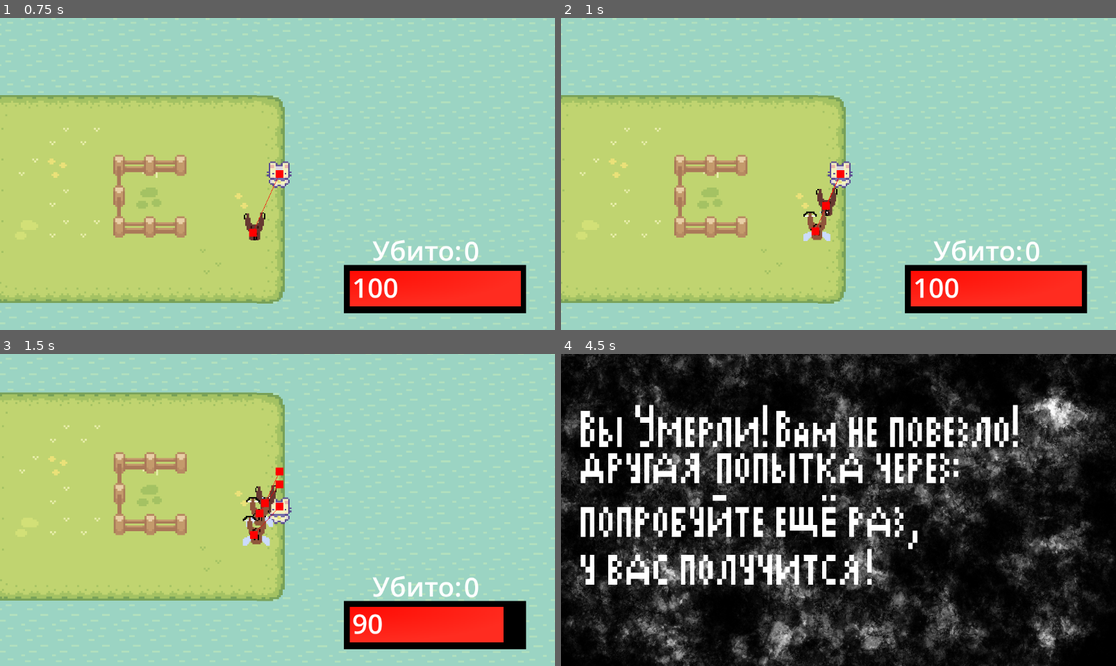
Above: before the commit, frames 1-4 (two rows, left to right).
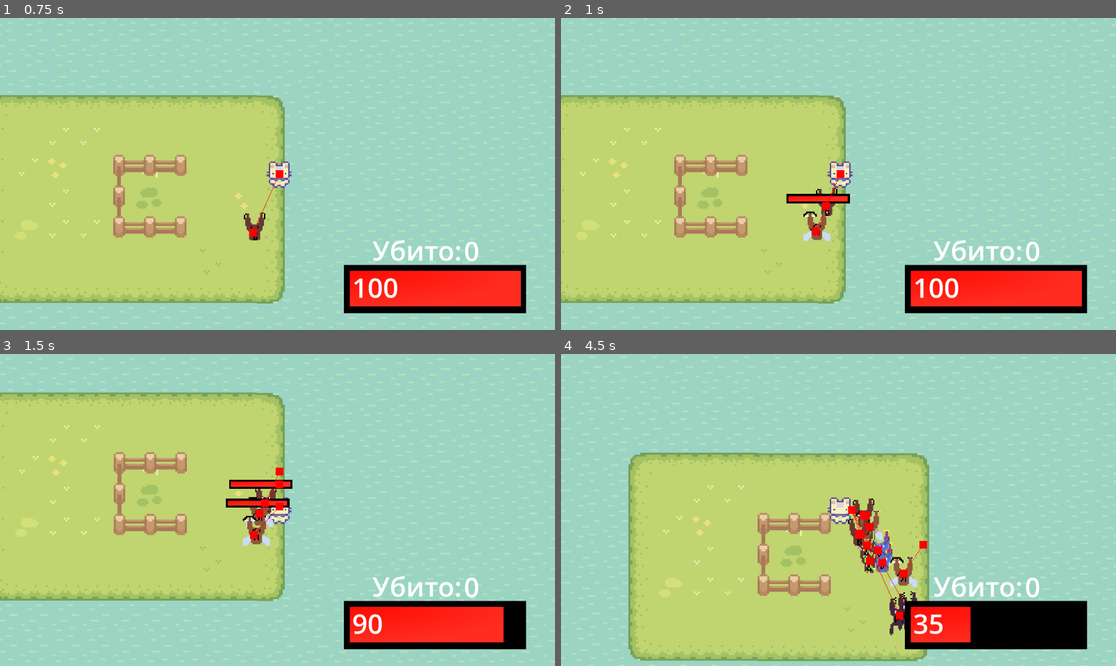
Above: after the commit, the same moments.

Repository: Nikmorking/war-of-impuls
Game: Godot game, scene res://сцены/node_2d.tscn
Same seed, same stepped clock (60 frames per second), same inputs: the game is played once before the commit and once after it.
Inputs (mouse positions are in pixels of both pictures, inside the frame that each line leads up to):
- Up to frame 1 (0.75 s): tap Enter (ui_accept) at 0.5 s; move the mouse to (399, 158) at 0.52 s; hold Right (ui_right) from 0.53 s (still down); tap 1 (spawn_1) at 0.6 s
- Up to frame 2 (1 s): keep holding Right (ui_right); tap Enter (ui_accept) at 0.77 s; tap 2 (spawn_2) at 0.8 s
- Up to frame 3 (1.5 s): move the mouse to (166, 525) at 1.27 s; release Right (ui_right) at 1.28 s; hold Down (ui_down) from 1.28 s (still down); tap 2 (spawn_2) at 1.35 s
- Up to frame 4 (4.5 s): tap Enter (ui_accept) at 1.52, 3.02, 3.77 s; tap 3 (spawn_3) at 1.55, 2.1 s; move the mouse to (894, 441) at 2.02 s; release Down (ui_down) at 2.03 s; hold Right (ui_right) 2.03-2.78 s; tap 4 (spawn_4) at 2.3, 2.85 s; move the mouse to (810, 572) at 2.77 s; hold Up (ui_up) 2.78-3.53 s; tap 5 (spawn_5) at 3.05, 3.6 s; move the mouse to (1005, 556) at 3.52 s; hold Left (ui_left) from 3.53 s (still down); tap 1 (spawn_1) at 3.8 s; move the mouse to (672, 463) at 4.27 s; tap ` (devlog) at 4.35 s

Frame 1 is identical in both runs. In frame 2, 0.3% of the frame differs, in the area x 40-53%, y 56-60%; in frame 3, 0.6%; in frame 4, 98%, in the area x 0-100%, y 0-100%.

Commit message:
hill 2.0

Diff:
--- a/nft/scripts/Basic_enemy.gd
+++ b/nft/scripts/Basic_enemy.gd
@@ -7,7 +7,7 @@
 var movi = true
 var top = false
 
-@onready var nav: NavigationAgent2D
+@onready var nav: NavigationAgent2D = $NavigationAgent2D
 @onready var start_pos = position
 
 func move_to_player(delta: float) -> void:
@@ -46,3 +46,24 @@
 func get_player() -> void:
 	player = get_parent().get_node("Player")
 	pass
+
+
+func tik() -> void:
+	$hot_bar.visible = false
+	if($GPUParticles2D != null):
+		$GPUParticles2D.emitting = false
+	pass # Replace with function body.
+
+func vis_health() -> void:
+	var hot_bar:TextureProgressBar = get_node("hot_bar/ProgressBar")
+	hot_bar.max_value = max_health
+	hot_bar.value = health
+	$hot_bar.visible = true
+	pass
+
+func _ready() -> void:
+	health = max_health
+	if(self.name != "Enemy"):
+		tik()
+		get_player()
+	pass
--- a/nft/scripts/Entity.gd
+++ b/nft/scripts/Entity.gd
@@ -1,7 +1,7 @@
 extends CharacterBody2D
 
 @export var max_health = 100
-@export var health = 100
+var health = 100
 @export var SPEED = 10
 @export var tipy: String
 @export var damage = 10
--- a/nft/scripts/character_body_2d.gd
+++ b/nft/scripts/character_body_2d.gd
@@ -85,7 +85,7 @@
 	pass
 
 func vis_health()->void:
-	var bar: TextureProgressBar = ui.get_node("ProgressBar")
+	var bar: TextureProgressBar = ui.get_node("hot_bar/ProgressBar")
 	bar.max_value = max_health
 	bar.value = health
 	ui.get_node("Label").text = str(health)
--- a/nft/scripts/баффер.gd
+++ b/nft/scripts/баффер.gd
@@ -1,8 +1,6 @@
 extends "res://scripts/хиллер.gd"
 
 func _ready() -> void:
-	get_player()
-	nav = $NavigationAgent2D
 	player = self
 
 # Called when the node enters the scene tree for the first time.
@@ -27,6 +25,7 @@
 		body.damage += 10
 		body.SPEED += 10
 		body.top = true
+		print("baf")
 	pass
 
 
--- a/nft/scripts/воин.gd
+++ b/nft/scripts/воин.gd
@@ -1,10 +1,6 @@
 extends "res://scripts/Basic_enemy.gd"
 
 var down = true
-
-func _ready() -> void:
-	get_player()
-	nav = $NavigationAgent2D
 
 
 # Called when the node enters the scene tree for the first time.
--- a/nft/scripts/лучник.gd
+++ b/nft/scripts/лучник.gd
@@ -4,7 +4,6 @@
 var coll = true
 
 func _ready() -> void:
-	nav = $NavigationAgent2D
 	get_player()
 	$RayCast2D.target_position.x = $Area2D/CollisionShape2D.shape.radius
 
@@ -18,7 +17,7 @@
 			else:
 				if coll:
 					movi = true
-					$Timer2.start()
+					$move.start()
 					coll = false
 
 
@@ -33,7 +32,7 @@
 		hit = false
 	else:
 		if down:
-			$Timer.start()
+			$call_down.start()
 			down = false
 	pass
 
--- a/nft/scripts/маг.gd
+++ b/nft/scripts/маг.gd
@@ -2,9 +2,9 @@
 
 
 func _ready() -> void:
-	nav = $NavigationAgent2D
 	get_player()
 	$RayCast2D.target_position.x = $Area2D/CollisionShape2D.shape.radius
+
 
 func _process(delta: float) -> void:
 	if play:
@@ -16,7 +16,7 @@
 			else:
 				if coll:
 					movi = true
-					$Timer2.start()
+					$move.start()
 					coll = false
 	pass
 
--- a/nft/scripts/пуля.gd
+++ b/nft/scripts/пуля.gd
@@ -28,6 +28,7 @@
 			stop = true
 			print("gg")
 			body.health -= damage
+			body.vis_health()
 			if(body.health <= 0):
 				body.queue_free()
 				Gg.get_papa(2, self).kill()
--- a/nft/scripts/хиллер.gd
+++ b/nft/scripts/хиллер.gd
@@ -1,7 +1,7 @@
 extends "res://scripts/воин.gd"
 
 var bodys: Array
-
+@export var add_health = 5
 
 func _ready() -> void:
 	get_player()
@@ -30,13 +30,14 @@
 
 
 func hill() -> void:
+	$GPUParticles2D.emitting = true
 	for i in bodys.size():
 		if bodys[i] != null:
-			bodys[i].health += 10
 			print(bodys[i].tipy)
-			if bodys[i].health >= bodys[i].max_health:
+			if (bodys[i].health <= bodys[i].max_health):
+				bodys[i].health += add_health
 				health = max_health
-				print("Всё")
+				print("хил")
 	pass # Replace with function body.
 
 
--- /dev/null
+++ b/nft/сцены/hot_bar.tscn
@@ -0,0 +1,41 @@
+[gd_scene load_steps=5 format=3 uid="uid://0uc8e6pla322"]
+
+[sub_resource type="Gradient" id="Gradient_8jbnk"]
+colors = PackedColorArray(1, 0.041864, 0.0125976, 1, 1, 0.174173, 0.127215, 1)
+
+[sub_resource type="GradientTexture2D" id="GradientTexture2D_gidea"]
+gradient = SubResource("Gradient_8jbnk")
+width = 85
+height = 219
+fill = 1
+
+[sub_resource type="Gradient" id="Gradient_i5yq8"]
+
+[sub_resource type="GradientTexture2D" id="GradientTexture2D_x7x0a"]
+gradient = SubResource("Gradient_i5yq8")
+
+[node name="hot_bar" type="Control"]
+layout_mode = 3
+anchors_preset = 0
+offset_left = -991.429
+offset_top = -600.0
+offset_right = 181.571
+offset_bottom = 110.0
+scale = Vector2(0.980474, 0.943859)
+
+[node name="ProgressBar" type="TextureProgressBar" parent="."]
+z_index = 1
+layout_mode = 0
+offset_left = 989.0
+offset_top = 611.0
+offset_right = 1034.0
+offset_bottom = 615.0
+value = 100.0
+nine_patch_stretch = true
+texture_progress = SubResource("GradientTexture2D_gidea")
+
+[node name="Sprite2D" type="Sprite2D" parent="."]
+modulate = Color(0, 0, 0, 1)
+position = Vector2(1011.68, 612.909)
+scale = Vector2(0.749, 0.115881)
+texture = SubResource("GradientTexture2D_x7x0a")
--- a/nft/сцены/ui.tscn
+++ b/nft/сцены/ui.tscn
@@ -6,25 +6,25 @@
 [sub_resource type="LabelSettings" id="LabelSettings_tea7f"]
 font_size = 56
 
-[sub_resource type="Gradient" id="Gradient_2gkgb"]
-colors = PackedColorArray(1, 0.041864, 0.0125976, 1, 1, 0.174173, 0.127215, 1)
-
-[sub_resource type="GradientTexture2D" id="GradientTexture2D_pqrum"]
-gradient = SubResource("Gradient_2gkgb")
-width = 85
-height = 219
-fill = 1
-
-[sub_resource type="Gradient" id="Gradient_i5yq8"]
-
-[sub_resource type="GradientTexture2D" id="GradientTexture2D_vnx1g"]
-gradient = SubResource("Gradient_i5yq8")
-
 [sub_resource type="Gradient" id="Gradient_olvew"]
 colors = PackedColorArray(1, 1, 1, 1, 1, 1, 1, 1)
 
 [sub_resource type="GradientTexture2D" id="GradientTexture2D_8qhhn"]
 gradient = SubResource("Gradient_olvew")
+
+[sub_resource type="Gradient" id="Gradient_pm46s"]
+colors = PackedColorArray(1, 0.041864, 0.0125976, 1, 1, 0.174173, 0.127215, 1)
+
+[sub_resource type="GradientTexture2D" id="GradientTexture2D_pqrum"]
+gradient = SubResource("Gradient_pm46s")
+width = 85
+height = 219
+fill = 1
+
+[sub_resource type="Gradient" id="Gradient_ouiu3"]
+
+[sub_resource type="GradientTexture2D" id="GradientTexture2D_vnx1g"]
+gradient = SubResource("Gradient_ouiu3")
 
 [node name="UI" type="CanvasLayer"]
 
@@ -44,22 +44,6 @@
 text = "0
 "
 label_settings = SubResource("LabelSettings_tea7f")
-
-[node name="ProgressBar" type="TextureProgressBar" parent="."]
-z_index = 1
-offset_left = 726.0
-offset_top = 525.0
-offset_right = 1081.0
-offset_bottom = 599.0
-value = 100.0
-nine_patch_stretch = true
-texture_progress = SubResource("GradientTexture2D_pqrum")
-
-[node name="Sprite2D" type="Sprite2D" parent="."]
-modulate = Color(0, 0, 0, 1)
-position = Vector2(903, 563)
-scale = Vector2(5.90625, 1.5625)
-texture = SubResource("GradientTexture2D_vnx1g")
 
 [node name="Label" type="Label" parent="."]
 z_index = 2
@@ -89,3 +73,25 @@
 position = Vector2(-100.002, 26.6873)
 scale = Vector2(19.7214, 24.6301)
 texture = ExtResource("2_vd8p0")
+
+[node name="hot_bar" type="Control" parent="."]
+layout_mode = 3
+anchors_preset = 0
+offset_right = 1152.0
+offset_bottom = 644.0
+
+[node name="ProgressBar" type="TextureProgressBar" parent="hot_bar"]
+z_index = 1
+offset_left = 726.0
+offset_top = 525.0
+offset_right = 1081.0
+offset_bottom = 599.0
+value = 100.0
+nine_patch_stretch = true
+texture_progress = SubResource("GradientTexture2D_pqrum")
+
+[node name="Sprite2D" type="Sprite2D" parent="hot_bar"]
+modulate = Color(0, 0, 0, 1)
+position = Vector2(903, 563)
+scale = Vector2(5.90625, 1.5625)
+texture = SubResource("GradientTexture2D_vnx1g")
--- a/nft/сцены/Воин.tscn
+++ b/nft/сцены/Воин.tscn
@@ -1,7 +1,8 @@
-[gd_scene load_steps=4 format=3 uid="uid://j6oehfe0lyn4"]
+[gd_scene load_steps=5 format=3 uid="uid://j6oehfe0lyn4"]
 
 [ext_resource type="Script" path="res://scripts/воин.gd" id="1_17h4j"]
 [ext_resource type="Texture2D" uid="uid://dipbxlyv4cqq0" path="res://asset/враги/воин.png" id="1_bma60"]
+[ext_resource type="PackedScene" uid="uid://0uc8e6pla322" path="res://сцены/hot_bar.tscn" id="3_kivil"]
 
 [sub_resource type="CapsuleShape2D" id="CapsuleShape2D_aqp5a"]
 radius = 4.28571
@@ -13,7 +14,6 @@
 collision_mask = 3
 script = ExtResource("1_17h4j")
 max_health = 160
-health = 130
 SPEED = 70
 tipy = "враг"
 
@@ -38,12 +38,19 @@
 debug_enabled = true
 
 [node name="Timer2" type="Timer" parent="."]
+wait_time = 0.9
 autostart = true
 
 [node name="CollisionShape2D" type="CollisionShape2D" parent="."]
 position = Vector2(0, 2.85714)
 shape = SubResource("CapsuleShape2D_aqp5a")
 
+[node name="hot_bar" parent="." instance=ExtResource("3_kivil")]
+visible = false
+offset_top = -601.429
+offset_bottom = 108.571
+
 [connection signal="body_entered" from="Area2D" to="." method="_on_area_2d_body_entered"]
 [connection signal="body_exited" from="Area2D" to="." method="_on_area_2d_body_exited"]
 [connection signal="timeout" from="Timer" to="." method="call_down"]
+[connection signal="timeout" from="Timer2" to="." method="tik"]
--- a/nft/сцены/Маг.tscn
+++ b/nft/сцены/Маг.tscn
@@ -1,7 +1,8 @@
-[gd_scene load_steps=5 format=3 uid="uid://c07orr4dvp474"]
+[gd_scene load_steps=6 format=3 uid="uid://c07orr4dvp474"]
 
 [ext_resource type="Texture2D" uid="uid://cqcvb3eymgtxv" path="res://asset/враги/маг.png" id="1_eufb3"]
 [ext_resource type="Script" path="res://scripts/маг.gd" id="1_recxx"]
+[ext_resource type="PackedScene" uid="uid://0uc8e6pla322" path="res://сцены/hot_bar.tscn" id="3_wa10y"]
 
 [sub_resource type="CircleShape2D" id="CircleShape2D_hih16"]
 radius = 81.4286
@@ -15,7 +16,7 @@
 collision_layer = 2
 collision_mask = 3
 script = ExtResource("1_recxx")
-health = 90
+max_health = 50
 SPEED = 50
 tipy = "Маг"
 damage = 20
@@ -42,20 +43,32 @@
 avoidance_mask = 3
 debug_enabled = true
 
-[node name="Timer" type="Timer" parent="."]
+[node name="call_down" type="Timer" parent="."]
 wait_time = 2.0
 
 [node name="RayCast2D" type="RayCast2D" parent="."]
 target_position = Vector2(0, 0)
 
-[node name="Timer2" type="Timer" parent="."]
+[node name="move" type="Timer" parent="."]
 wait_time = 0.6
 
 [node name="CollisionShape2D" type="CollisionShape2D" parent="."]
 position = Vector2(0, 2.85714)
 shape = SubResource("CapsuleShape2D_7hxwo")
 
+[node name="hot_bar" parent="." instance=ExtResource("3_wa10y")]
+visible = false
+offset_left = -992.858
+offset_top = -601.429
+offset_right = 180.142
+offset_bottom = 108.571
+
+[node name="tik" type="Timer" parent="."]
+wait_time = 0.7
+autostart = true
+
 [connection signal="body_entered" from="Area2D" to="." method="_on_area_2d_body_entered"]
 [connection signal="body_exited" from="Area2D" to="." method="_on_area_2d_body_exited"]
-[connection signal="timeout" from="Timer" to="." method="call_down"]
-[connection signal="timeout" from="Timer2" to="." method="move_"]
+[connection signal="timeout" from="call_down" to="." method="call_down"]
+[connection signal="timeout" from="move" to="." method="move_"]
+[connection signal="timeout" from="tik" to="." method="tik"]
--- a/nft/сцены/баффер.tscn
+++ b/nft/сцены/баффер.tscn
@@ -14,8 +14,7 @@
 collision_layer = 4
 collision_mask = 6
 script = ExtResource("1_0qyse")
-max_health = 160
-health = 60
+max_health = 80
 SPEED = 80
 tipy = "баффер"
 damage = 1
--- a/nft/сцены/лучник.tscn
+++ b/nft/сцены/лучник.tscn
@@ -1,7 +1,8 @@
-[gd_scene load_steps=5 format=3 uid="uid://b088uqy5qe8w0"]
+[gd_scene load_steps=6 format=3 uid="uid://b088uqy5qe8w0"]
 
 [ext_resource type="Texture2D" uid="uid://c5mfpqfbm6mr4" path="res://asset/враги/лучник.png" id="1_0qstw"]
 [ext_resource type="Script" path="res://scripts/лучник.gd" id="1_a1ml1"]
+[ext_resource type="PackedScene" uid="uid://0uc8e6pla322" path="res://сцены/hot_bar.tscn" id="3_ka1la"]
 
 [sub_resource type="CircleShape2D" id="CircleShape2D_6etvj"]
 radius = 78.6882
@@ -15,10 +16,9 @@
 collision_mask = 3
 script = ExtResource("1_a1ml1")
 max_health = 90
-health = 80
 SPEED = 60
 tipy = "Лучник"
-damage = 15
+damage = 5
 
 [node name="Лучник" type="Sprite2D" parent="."]
 texture_filter = 1
@@ -39,20 +39,26 @@
 avoidance_mask = 3
 debug_enabled = true
 
-[node name="Timer" type="Timer" parent="."]
-wait_time = 0.4
+[node name="call_down" type="Timer" parent="."]
 
 [node name="RayCast2D" type="RayCast2D" parent="."]
 target_position = Vector2(0, 0)
 
-[node name="Timer2" type="Timer" parent="."]
+[node name="move" type="Timer" parent="."]
 wait_time = 0.5
 
 [node name="CollisionShape2D" type="CollisionShape2D" parent="."]
 position = Vector2(0, 2.85714)
 shape = SubResource("CircleShape2D_cvivx")
 
+[node name="hot_bar" parent="." instance=ExtResource("3_ka1la")]
+
+[node name="tik" type="Timer" parent="."]
+wait_time = 0.7
+autostart = true
+
 [connection signal="body_entered" from="Area2D" to="." method="_on_area_2d_body_entered"]
 [connection signal="body_exited" from="Area2D" to="." method="_on_area_2d_body_exited"]
-[connection signal="timeout" from="Timer" to="." method="call_down"]
-[connection signal="timeout" from="Timer2" to="." method="move_"]
+[connection signal="timeout" from="call_down" to="." method="call_down"]
+[connection signal="timeout" from="move" to="." method="move_"]
+[connection signal="timeout" from="tik" to="." method="tik"]
--- a/nft/сцены/хиллер.tscn
+++ b/nft/сцены/хиллер.tscn
@@ -1,7 +1,8 @@
-[gd_scene load_steps=5 format=3 uid="uid://1l5mxwahi5km"]
+[gd_scene load_steps=9 format=3 uid="uid://1l5mxwahi5km"]
 
 [ext_resource type="Script" path="res://scripts/хиллер.gd" id="1_1y525"]
 [ext_resource type="Texture2D" uid="uid://brgqrefftbq2v" path="res://asset/враги/хилер.png" id="2_1rupd"]
+[ext_resource type="PackedScene" uid="uid://0uc8e6pla322" path="res://сцены/hot_bar.tscn" id="3_4xlgy"]
 
 [sub_resource type="CircleShape2D" id="CircleShape2D_ourww"]
 radius = 57.2142
@@ -10,13 +11,29 @@
 radius = 4.28571
 height = 11.4286
 
+[sub_resource type="ParticleProcessMaterial" id="ParticleProcessMaterial_03w2j"]
+lifetime_randomness = 0.15
+gravity = Vector3(-12, -120, 0)
+radial_accel_min = -75.27
+radial_accel_max = 23.66
+tangential_accel_min = -87.1
+tangential_accel_max = -2.23517e-06
+
+[sub_resource type="Gradient" id="Gradient_dpocx"]
+offsets = PackedFloat32Array(0, 0.220779)
+colors = PackedColorArray(0.283023, 0.629978, 0, 1, 0, 0, 0, 0)
+
+[sub_resource type="GradientTexture2D" id="GradientTexture2D_0cfkk"]
+gradient = SubResource("Gradient_dpocx")
+fill = 1
+fill_from = Vector2(0.513761, 0.518349)
+
 [node name="хиллер" type="CharacterBody2D"]
 scale = Vector2(0.7, 0.7)
 collision_layer = 4
 collision_mask = 6
 script = ExtResource("1_1y525")
-max_health = 160
-health = 70
+max_health = 90
 SPEED = 60
 tipy = "хиллер"
 damage = 1
@@ -48,9 +65,24 @@
 texture = ExtResource("2_1rupd")
 
 [node name="Timer2" type="Timer" parent="."]
+wait_time = 2.0
+autostart = true
+
+[node name="hot_bar" parent="." instance=ExtResource("3_4xlgy")]
+
+[node name="GPUParticles2D" type="GPUParticles2D" parent="."]
+position = Vector2(-1.42857, -15.7143)
+emitting = false
+process_material = SubResource("ParticleProcessMaterial_03w2j")
+texture = SubResource("GradientTexture2D_0cfkk")
+local_coords = true
+
+[node name="tik" type="Timer" parent="."]
+wait_time = 0.7
 autostart = true
 
 [connection signal="timeout" from="Timer" to="." method="call_down"]
 [connection signal="body_entered" from="Area2D2" to="." method="add"]
 [connection signal="body_exited" from="Area2D2" to="." method="remove"]
 [connection signal="timeout" from="Timer2" to="." method="hill"]
+[connection signal="timeout" from="tik" to="." method="tik"]
